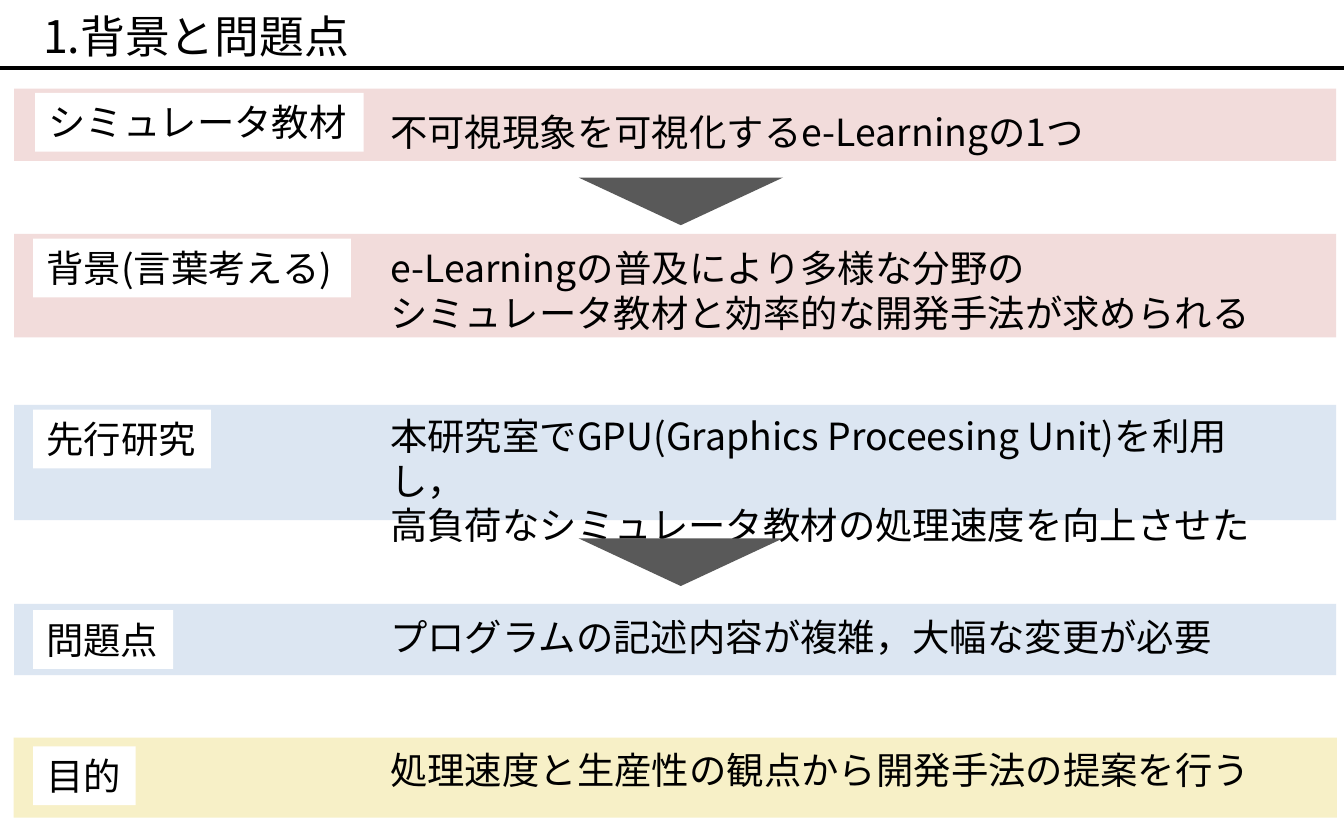
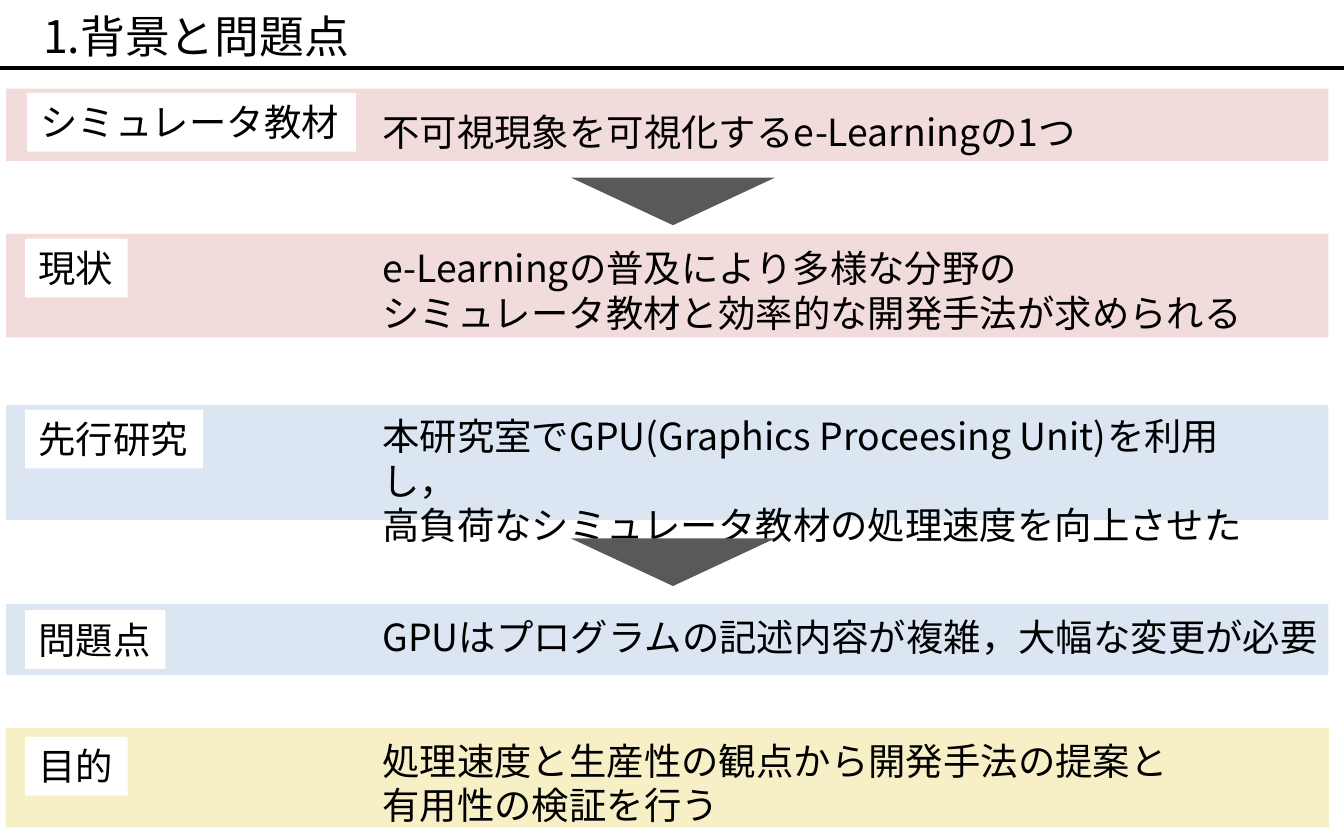
Before and after one commit to okmtaoo/-, a slide deck: slide 2 of presentation/出す.pptx. Drawn at 1344x840 pixels with LibreOffice and Linux fonts; fonts in the diff are those of the drawing. Boxes give left, top, right and bottom in pixels: in the first picture for what was removed or moved away, otherwise in the second. Text is boxed around its words. In the diff, an @@ line names an element or a change of style, - is before the commit and + after.

```diff
--- a/presentation/出す.pptx
+++ b/presentation/出す.pptx
@@ 3 texts, 2 triangles moved together from (x1=390, y1=114, x2=1249, y2=586) to (x1=382, y1=114, x2=1241, y2=586) @@
@@ 7 rectangles moved together from (x1=15, y1=89, x2=1337, y2=675) to (x1=7, y1=89, x2=1329, y2=675) @@
@@ rectangle "現状" resized from (x1=34, y1=239, x2=352, y2=298) to (x1=26, y1=239, x2=128, y2=298) @@
@@ text in rectangle at (x1=38, y1=250, x2=113, y2=285): text changed @@
-背景(言葉考える)
+現状
@@ text at (x1=382, y1=619, x2=1317, y2=655): text changed @@
-プログラムの記述内容が複雑，大幅な変更が必要
+GPUはプログラムの記述内容が複雑，大幅な変更が必要
@@ rectangle resized from (x1=13, y1=738, x2=1337, y2=818) to (x1=5, y1=728, x2=1329, y2=828) @@
@@ rectangle "目的" moved from (x1=34, y1=746, x2=136, y2=805) to (x1=26, y1=737, x2=128, y2=796) @@
@@ text at (x1=382, y1=743, x2=1167, y2=830): text changed @@
-処理速度と生産性の観点から開発手法の提案を行う
+処理速度と生産性の観点から開発手法の提案と
+有用性の検証を行う
```
Also in this commit, not shown: 6 other slides changed, 2 slides added, 1 other file.
